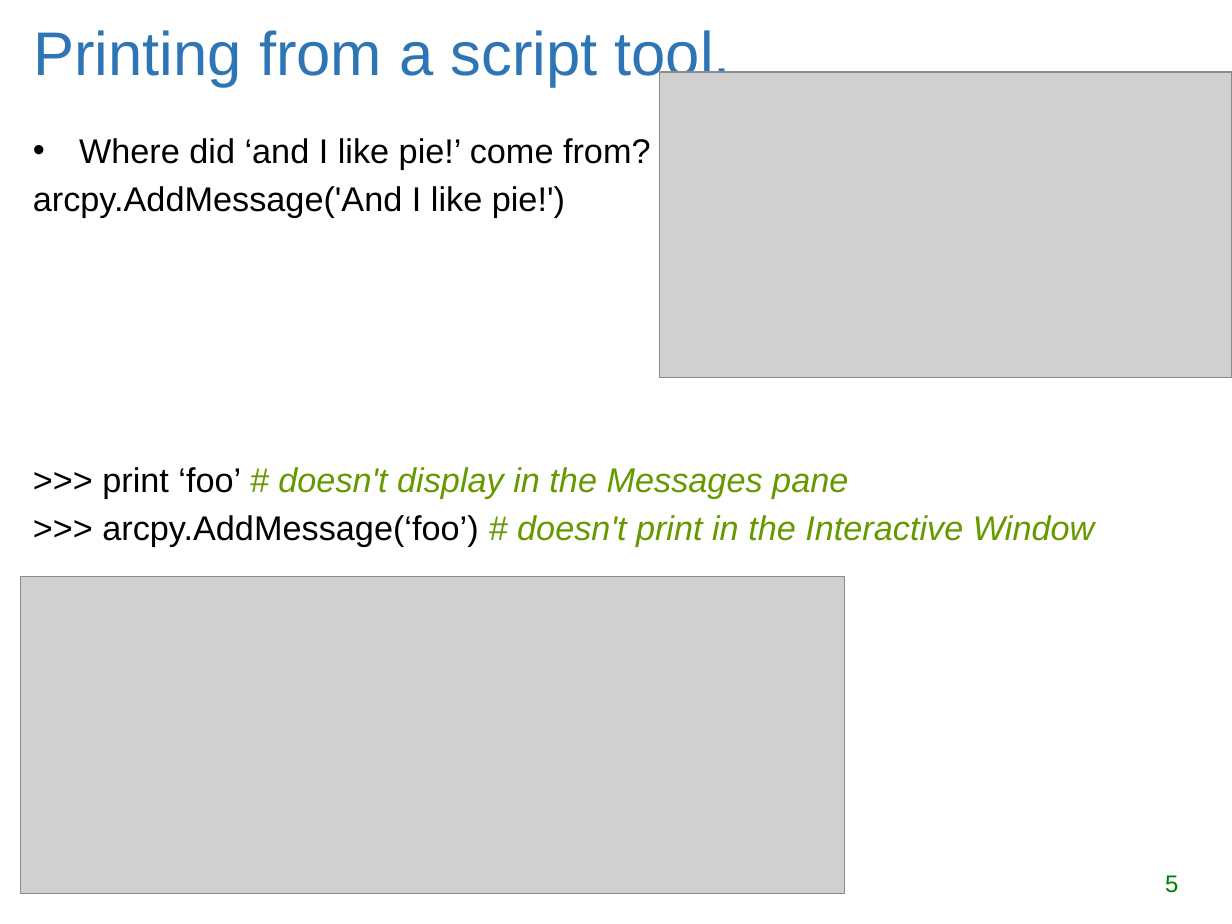
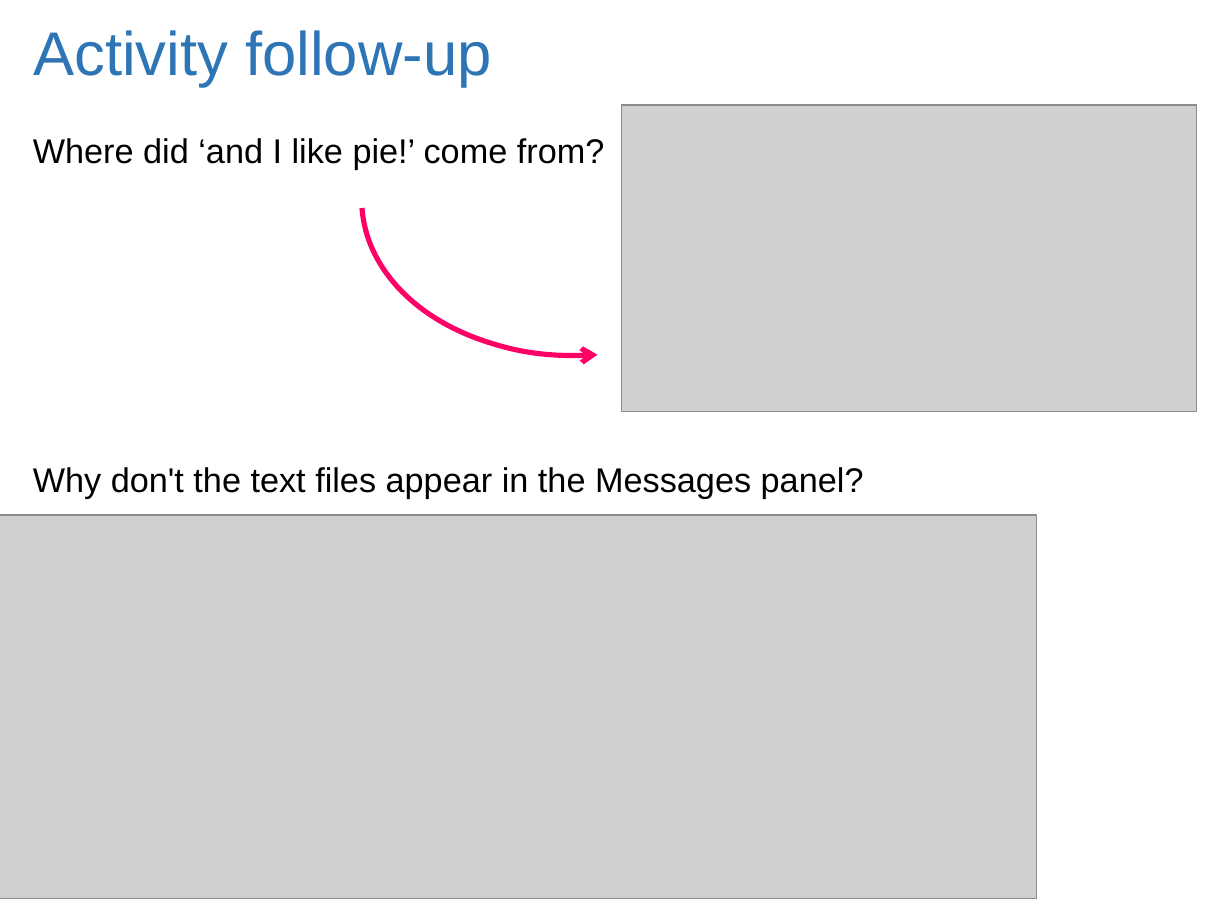
Before and after one commit to lgtateos/gis540, a slide deck: slide 5 of slides/arcScriptTools.pptx. Drawn at 1232x924 pixels with LibreOffice and Linux fonts; fonts in the diff are those of the drawing; grey boxes stand for pictures. Boxes give left, top, right and bottom in pixels: in the first picture for what was removed or moved away, otherwise in the second. Text is boxed around its words. In the diff, an @@ line names an element or a change of style, - is before the commit and + after.

```diff
--- a/slides/arcScriptTools.pptx
+++ b/slides/arcScriptTools.pptx
@@ arc (boxed as its full ellipse) added at (x1=350, y1=13, x2=821, y2=370), outline #FF0066 3 pt @@
@@ title at (x1=33, y1=30, x2=491, y2=87): text changed @@
-Printing from a script tool.
+Activity follow-up
@@ picture moved from (x1=659, y1=71, x2=1232, y2=377) to (x1=622, y1=105, x2=1198, y2=411) @@
@@ text at (x1=33, y1=138, x2=605, y2=170): bullet • to none @@
@@ text at (x1=33, y1=467, x2=864, y2=498): text changed @@
-arcpy.AddMessage('And I like pie!')
->>> print ‘foo’ # doesn't display in the Messages pane
->>> arcpy.AddMessage(‘foo’) # doesn't print in the Interactive Window
+Why don't the text files appear in the Messages panel?
@@ picture resized from (x1=21, y1=577, x2=845, y2=893) to (x1=0, y1=515, x2=1037, y2=899) @@
@@ page number removed at (x1=1165, y1=875, x2=1178, y2=893) @@
-5
```
Also in this commit, not shown: 9 other slides changed, 2 slides added.
